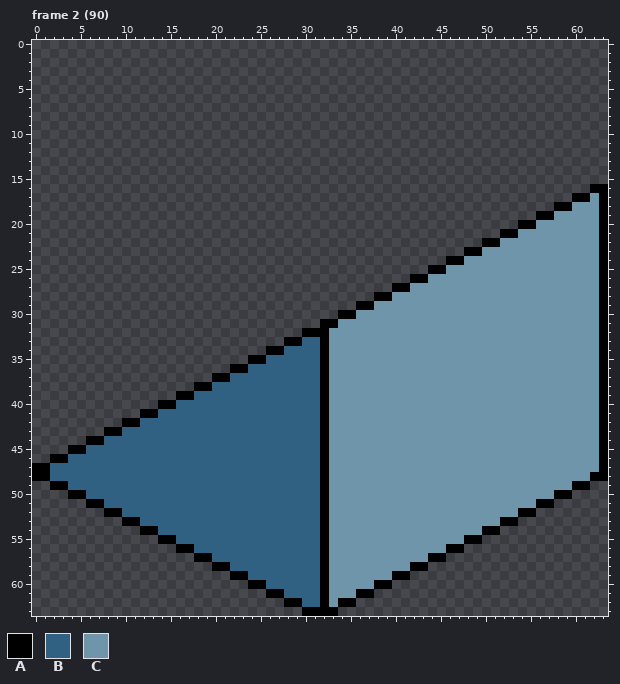
A pixel-art file gets an edit: libs/game-client/assets/tiles/placeholder-ground-ramp-south.aseprite. Above: the version before the commit.
64x64 pixels, 4 frames. Shown: frame 2 (90). The commit also changed other frames, which this record leaves out.
Palette (. is transparent): A #000000  B #306082  C #6e95a9
Pixels before, frame 2 (90) (only the part around the change), first column x 0:
11 ................................................................
12 ................................................................
13 ................................................................
14 ................................................................
15 ................................................................
16 ..............................................................AA
17 ............................................................AACA
18 ..........................................................AACCCA
19 ........................................................AACCCCCA
20 ......................................................AACCCCCCCA
21 ....................................................AACCCCCCCCCA
22 ..................................................AACCCCCCCCCCCA
23 ................................................AACCCCCCCCCCCCCA
24 ..............................................AACCCCCCCCCCCCCCCA
25 ............................................AACCCCCCCCCCCCCCCCCA
26 ..........................................AACCCCCCCCCCCCCCCCCCCA
27 ........................................AACCCCCCCCCCCCCCCCCCCCCA
28 ......................................AACCCCCCCCCCCCCCCCCCCCCCCA
29 ....................................AACCCCCCCCCCCCCCCCCCCCCCCCCA
30 ..................................AACCCCCCCCCCCCCCCCCCCCCCCCCCCA
31 ................................AACCCCCCCCCCCCCCCCCCCCCCCCCCCCCA
32 ..............................AAACCCCCCCCCCCCCCCCCCCCCCCCCCCCCCA
33 ............................AABBACCCCCCCCCCCCCCCCCCCCCCCCCCCCCCA
34 ..........................AABBBBACCCCCCCCCCCCCCCCCCCCCCCCCCCCCCA
35 ........................AABBBBBBACCCCCCCCCCCCCCCCCCCCCCCCCCCCCCA
36 ......................AABBBBBBBBACCCCCCCCCCCCCCCCCCCCCCCCCCCCCCA
37 ....................AABBBBBBBBBBACCCCCCCCCCCCCCCCCCCCCCCCCCCCCCA
38 ..................AABBBBBBBBBBBBACCCCCCCCCCCCCCCCCCCCCCCCCCCCCCA
39 ................AABBBBBBBBBBBBBBACCCCCCCCCCCCCCCCCCCCCCCCCCCCCCA
40 ..............AABBBBBBBBBBBBBBBBACCCCCCCCCCCCCCCCCCCCCCCCCCCCCCA
41 ............AABBBBBBBBBBBBBBBBBBACCCCCCCCCCCCCCCCCCCCCCCCCCCCCCA
42 ..........AABBBBBBBBBBBBBBBBBBBBACCCCCCCCCCCCCCCCCCCCCCCCCCCCCCA
43 ........AABBBBBBBBBBBBBBBBBBBBBBACCCCCCCCCCCCCCCCCCCCCCCCCCCCCCA
44 ......AABBBBBBBBBBBBBBBBBBBBBBBBACCCCCCCCCCCCCCCCCCCCCCCCCCCCCCA
45 ....AABBBBBBBBBBBBBBBBBBBBBBBBBBACCCCCCCCCCCCCCCCCCCCCCCCCCCCCCA
46 ..AABBBBBBBBBBBBBBBBBBBBBBBBBBBBACCCCCCCCCCCCCCCCCCCCCCCCCCCCCCA
47 AABBBBBBBBBBBBBBBBBBBBBBBBBBBBBBACCCCCCCCCCCCCCCCCCCCCCCCCCCCCCA
48 AABBBBBBBBBBBBBBBBBBBBBBBBBBBBBBACCCCCCCCCCCCCCCCCCCCCCCCCCCCCAA
49 ..AABBBBBBBBBBBBBBBBBBBBBBBBBBBBACCCCCCCCCCCCCCCCCCCCCCCCCCCAA..
50 ....AABBBBBBBBBBBBBBBBBBBBBBBBBBACCCCCCCCCCCCCCCCCCCCCCCCCAA....
51 ......AABBBBBBBBBBBBBBBBBBBBBBBBACCCCCCCCCCCCCCCCCCCCCCCAA......
52 ........AABBBBBBBBBBBBBBBBBBBBBBACCCCCCCCCCCCCCCCCCCCCAA........
53 ..........AABBBBBBBBBBBBBBBBBBBBACCCCCCCCCCCCCCCCCCCAA..........
54 ............AABBBBBBBBBBBBBBBBBBACCCCCCCCCCCCCCCCCAA............
55 ..............AABBBBBBBBBBBBBBBBACCCCCCCCCCCCCCCAA..............
56 ................AABBBBBBBBBBBBBBACCCCCCCCCCCCCAA................
57 ..................AABBBBBBBBBBBBACCCCCCCCCCCAA..................
58 ....................AABBBBBBBBBBACCCCCCCCCAA....................
59 ......................AABBBBBBBBACCCCCCCAA......................
60 ........................AABBBBBBACCCCCAA........................
61 ..........................AABBBBACCCAA..........................
62 ............................AABBACAA............................
63 ..............................AAAA..............................
After:
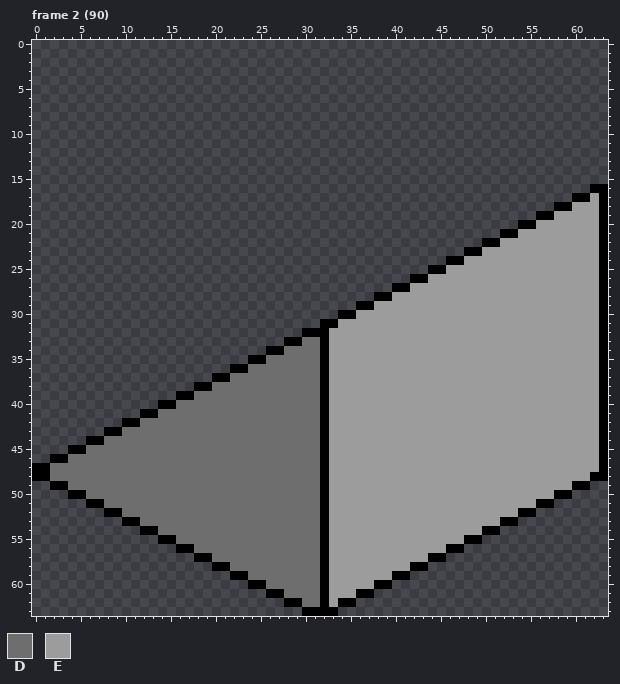
Colours new in this view: D #6e6e6e  E #9b9c9b
From old to new:
Changed rows in their new state; - is an unchanged pixel.
Frame 2 (90):
first column x 2:
17 ------------------------------------------------------------E
18 ----------------------------------------------------------EEE
19 --------------------------------------------------------EEEEE
20 ------------------------------------------------------EEEEEEE
21 ----------------------------------------------------EEEEEEEEE
22 --------------------------------------------------EEEEEEEEEEE
23 ------------------------------------------------EEEEEEEEEEEEE
24 ----------------------------------------------EEEEEEEEEEEEEEE
25 --------------------------------------------EEEEEEEEEEEEEEEEE
26 ------------------------------------------EEEEEEEEEEEEEEEEEEE
27 ----------------------------------------EEEEEEEEEEEEEEEEEEEEE
28 --------------------------------------EEEEEEEEEEEEEEEEEEEEEEE
29 ------------------------------------EEEEEEEEEEEEEEEEEEEEEEEEE
30 ----------------------------------EEEEEEEEEEEEEEEEEEEEEEEEEEE
31 --------------------------------EEEEEEEEEEEEEEEEEEEEEEEEEEEEE
32 -------------------------------EEEEEEEEEEEEEEEEEEEEEEEEEEEEEE
33 ----------------------------DD-EEEEEEEEEEEEEEEEEEEEEEEEEEEEEE
34 --------------------------DDDD-EEEEEEEEEEEEEEEEEEEEEEEEEEEEEE
35 ------------------------DDDDDD-EEEEEEEEEEEEEEEEEEEEEEEEEEEEEE
36 ----------------------DDDDDDDD-EEEEEEEEEEEEEEEEEEEEEEEEEEEEEE
37 --------------------DDDDDDDDDD-EEEEEEEEEEEEEEEEEEEEEEEEEEEEEE
38 ------------------DDDDDDDDDDDD-EEEEEEEEEEEEEEEEEEEEEEEEEEEEEE
39 ----------------DDDDDDDDDDDDDD-EEEEEEEEEEEEEEEEEEEEEEEEEEEEEE
40 --------------DDDDDDDDDDDDDDDD-EEEEEEEEEEEEEEEEEEEEEEEEEEEEEE
41 ------------DDDDDDDDDDDDDDDDDD-EEEEEEEEEEEEEEEEEEEEEEEEEEEEEE
42 ----------DDDDDDDDDDDDDDDDDDDD-EEEEEEEEEEEEEEEEEEEEEEEEEEEEEE
43 --------DDDDDDDDDDDDDDDDDDDDDD-EEEEEEEEEEEEEEEEEEEEEEEEEEEEEE
44 ------DDDDDDDDDDDDDDDDDDDDDDDD-EEEEEEEEEEEEEEEEEEEEEEEEEEEEEE
45 ----DDDDDDDDDDDDDDDDDDDDDDDDDD-EEEEEEEEEEEEEEEEEEEEEEEEEEEEEE
46 --DDDDDDDDDDDDDDDDDDDDDDDDDDDD-EEEEEEEEEEEEEEEEEEEEEEEEEEEEEE
47 DDDDDDDDDDDDDDDDDDDDDDDDDDDDDD-EEEEEEEEEEEEEEEEEEEEEEEEEEEEEE
48 DDDDDDDDDDDDDDDDDDDDDDDDDDDDDD-EEEEEEEEEEEEEEEEEEEEEEEEEEEEE-
49 --DDDDDDDDDDDDDDDDDDDDDDDDDDDD-EEEEEEEEEEEEEEEEEEEEEEEEEEE---
50 ----DDDDDDDDDDDDDDDDDDDDDDDDDD-EEEEEEEEEEEEEEEEEEEEEEEEE-----
51 ------DDDDDDDDDDDDDDDDDDDDDDDD-EEEEEEEEEEEEEEEEEEEEEEE-------
52 --------DDDDDDDDDDDDDDDDDDDDDD-EEEEEEEEEEEEEEEEEEEEE---------
53 ----------DDDDDDDDDDDDDDDDDDDD-EEEEEEEEEEEEEEEEEEE-----------
54 ------------DDDDDDDDDDDDDDDDDD-EEEEEEEEEEEEEEEEE-------------
55 --------------DDDDDDDDDDDDDDDD-EEEEEEEEEEEEEEE---------------
56 ----------------DDDDDDDDDDDDDD-EEEEEEEEEEEEE-----------------
57 ------------------DDDDDDDDDDDD-EEEEEEEEEEE-------------------
58 --------------------DDDDDDDDDD-EEEEEEEEE---------------------
59 ----------------------DDDDDDDD-EEEEEEE-----------------------
60 ------------------------DDDDDD-EEEEE-------------------------
61 --------------------------DDDD-EEE---------------------------
62 ----------------------------DD-E-----------------------------
